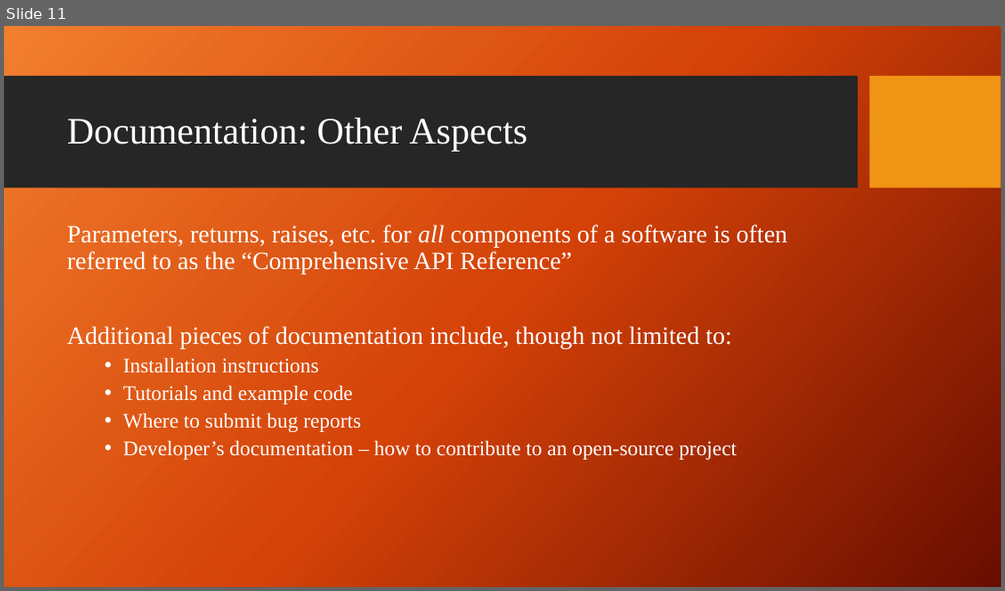
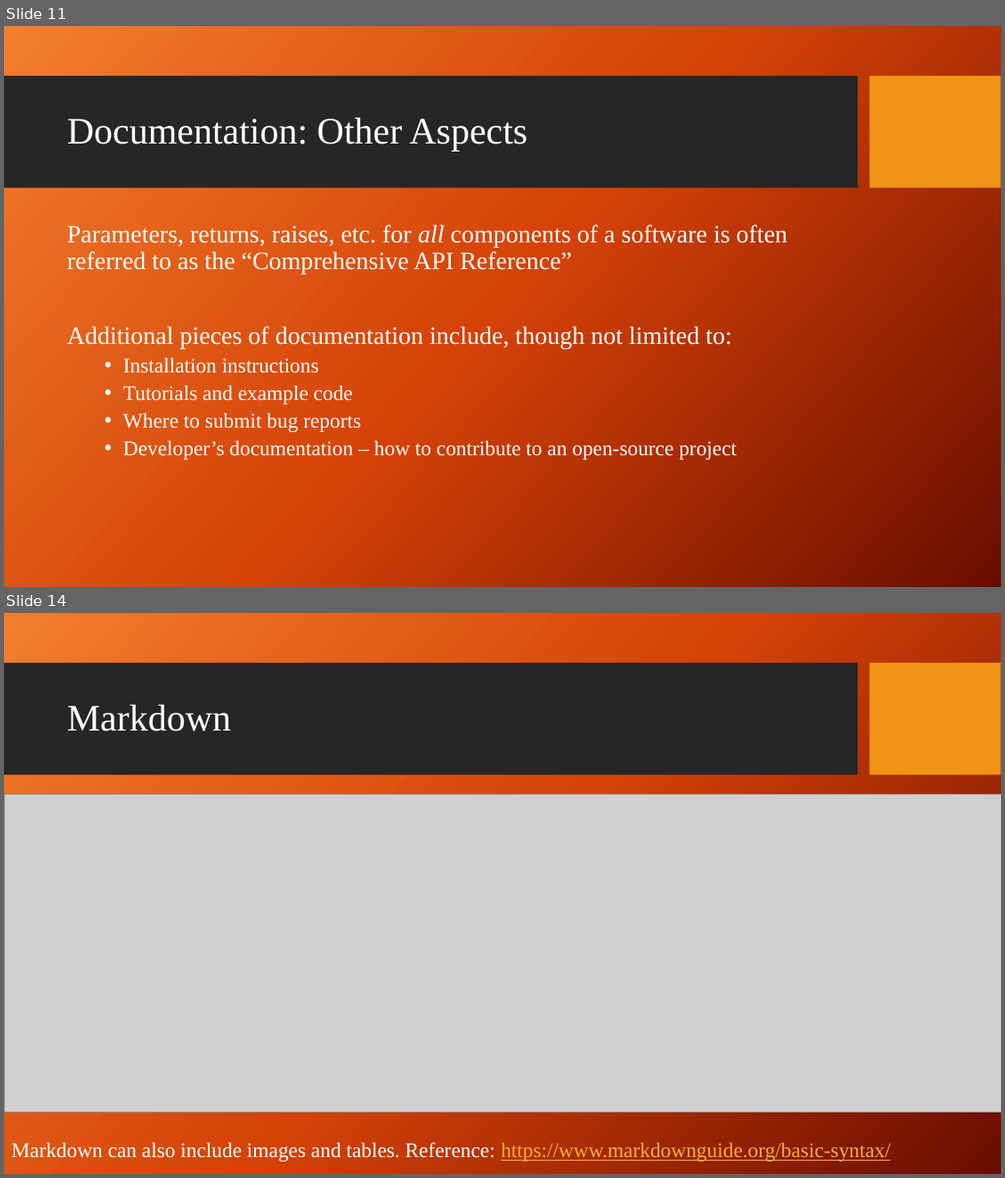
Before and after one commit to giganano/PythonBootcamp, a slide deck: slides/rst.pptx. Shown one above the other, each under a label of ours: slide 11 before the commit, slides 11 and 14 after it; the slides between them are not shown. The pictures are 1005x591 and 1005x1178 pixels, drawn with LibreOffice and Linux fonts; fonts in the diff are those of the drawing; grey boxes stand for pictures; background and template pictures are left out. Boxes give left, top, right and bottom in pixels: in the first picture for what was removed or moved away, otherwise in the second. Text is boxed around its words. In the diff, an @@ line names an element or a change of style, - is before the commit and + after.

Commit message:
slides: markdown added to documentation material; plan to cover GitHub in final session

```diff
--- a/slides/rst.pptx
+++ b/slides/rst.pptx
@@ slide 14 added at (4,613,1001,1174), background picture (left out); not listed: 2 template elements that a slide beside it also shows @@
@@ title added at (67,705,231,731), 36 pt, text #FFFFFF @@
+Markdown
@@ picture added at (4,795,1001,1112) @@
@@ text added at (11,1142,890,1162), 20 pt, text #FFFFFF @@
+Markdown can also include images and tables. Reference: https://www.markdownguide.org/basic-syntax/
```
Also in this commit, not shown: 1 slide changed, 3 other slides added, 1 other file.
